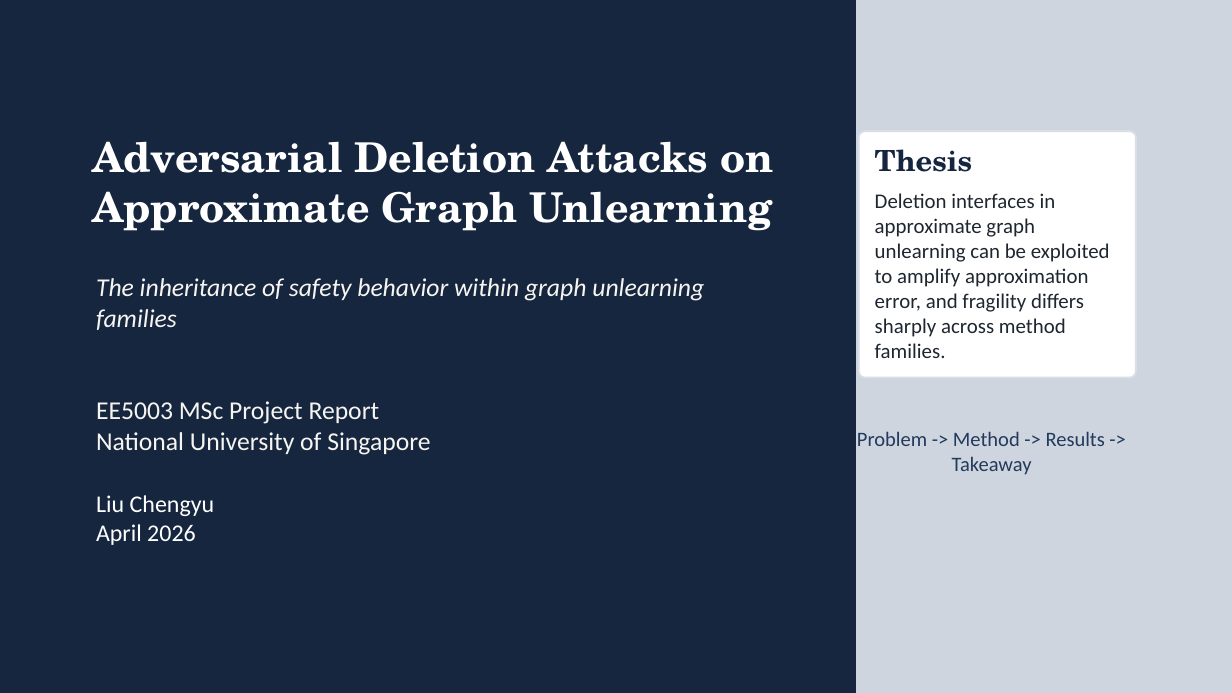
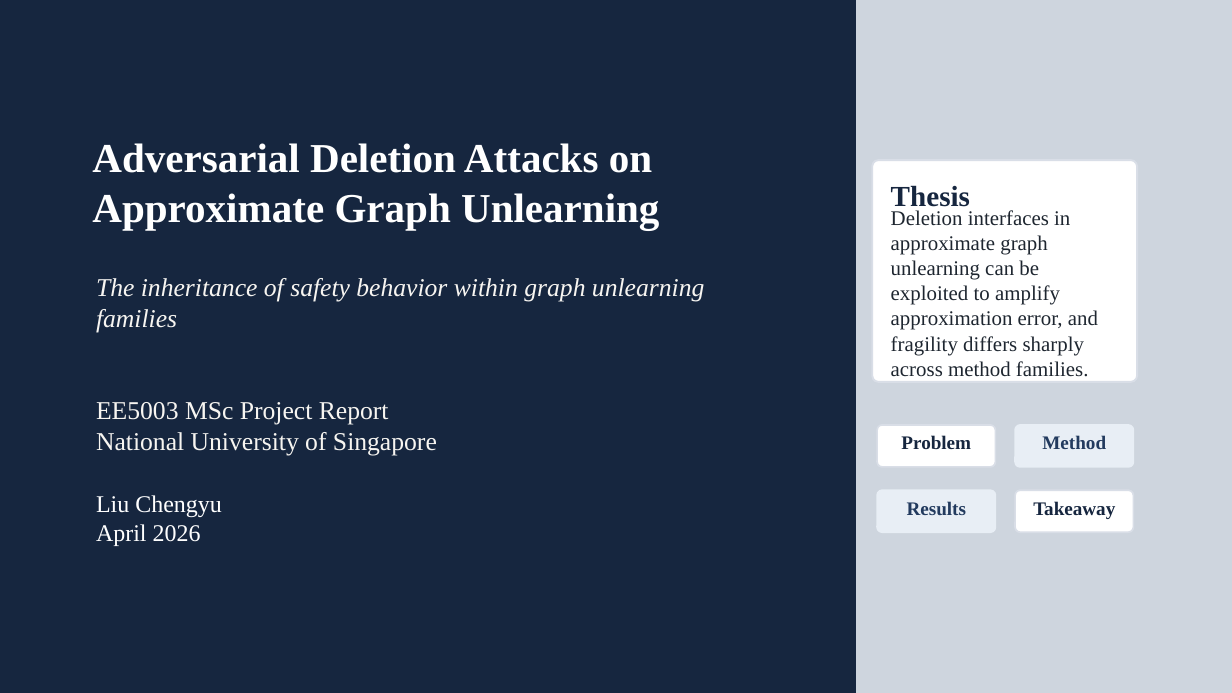
Before and after one commit to lelelelelelelelelelelelele/OpenGU, a slide deck: slide 1 of GULib-master/report/0417_5003report/ppt/out-test/final_15min_defense.pptx. Drawn at 1232x693 pixels with LibreOffice and Linux fonts; fonts in the diff are those of the drawing. Boxes give left, top, right and bottom in pixels: in the first picture for what was removed or moved away, otherwise in the second. Text is boxed around its words. In the diff, an @@ line names an element or a change of style, - is before the commit and + after.

Commit message:
feat: iterate defense deck content, styling and export

```diff
--- a/GULib-master/report/0417_5003report/ppt/out-test/final_15min_defense.pptx
+++ b/GULib-master/report/0417_5003report/ppt/out-test/final_15min_defense.pptx
@@ text "Adversarial Deletion Attacks on" at [92, 143, 659, 230]: font TeX Gyre Schola to Times New Roman @@
@@ rounded rectangle: place and size @@
-rounded rectangle at [859, 131, 1136, 377]
+rounded rectangle at [872, 160, 1137, 382]
@@ rounded rectangle at [872, 160, 1137, 382]: proportions changed @@
@@ text "Thesis" at [891, 185, 970, 211]: font TeX Gyre Schola to Times New Roman @@
@@ text "Thesis": place and size @@
-text "Thesis" at [875, 149, 973, 172]
+text "Thesis" at [891, 185, 970, 211]
@@ font Calibri to Times New Roman in 4 elements at [96, 278, 704, 333], [96, 402, 437, 456], [96, 495, 222, 546], [891, 210, 1098, 377] @@
@@ text "Deletion interfaces in approximate graph ...": place and size @@
-text "Deletion interfaces in approximate graph ..." at [875, 193, 1110, 358]
+text "Deletion interfaces in approximate graph ..." at [891, 210, 1098, 377]
@@ text removed at [857, 431, 1105, 475] @@
-Problem -> Method -> Results -> Takeaway
@@ rounded rectangle added at [877, 425, 995, 467], fill #FFFFFF, outline #D9DEE7 1 pt @@
@@ text added at [901, 435, 971, 449], 11.2 pt, text #16263F, bold @@
+Problem
@@ rounded rectangle added at [1015, 425, 1133, 467], fill #E8EEF5, outline #E8EEF5 1 pt @@
@@ text added at [1042, 435, 1106, 449], 11.2 pt, text #223A5E, bold @@
+Method
@@ rounded rectangle added at [877, 490, 995, 532], fill #E8EEF5, outline #E8EEF5 1 pt @@
@@ text added at [907, 501, 966, 515], 11.2 pt, text #223A5E, bold @@
+Results
@@ rounded rectangle added at [1015, 490, 1133, 532], fill #FFFFFF, outline #D9DEE7 1 pt @@
@@ text added at [1033, 501, 1115, 519], 11.2 pt, text #16263F, bold @@
+Takeaway
```
Also in this commit, not shown: 8 other slides changed, 6 slides added, 5 slides removed, 43 other files.
